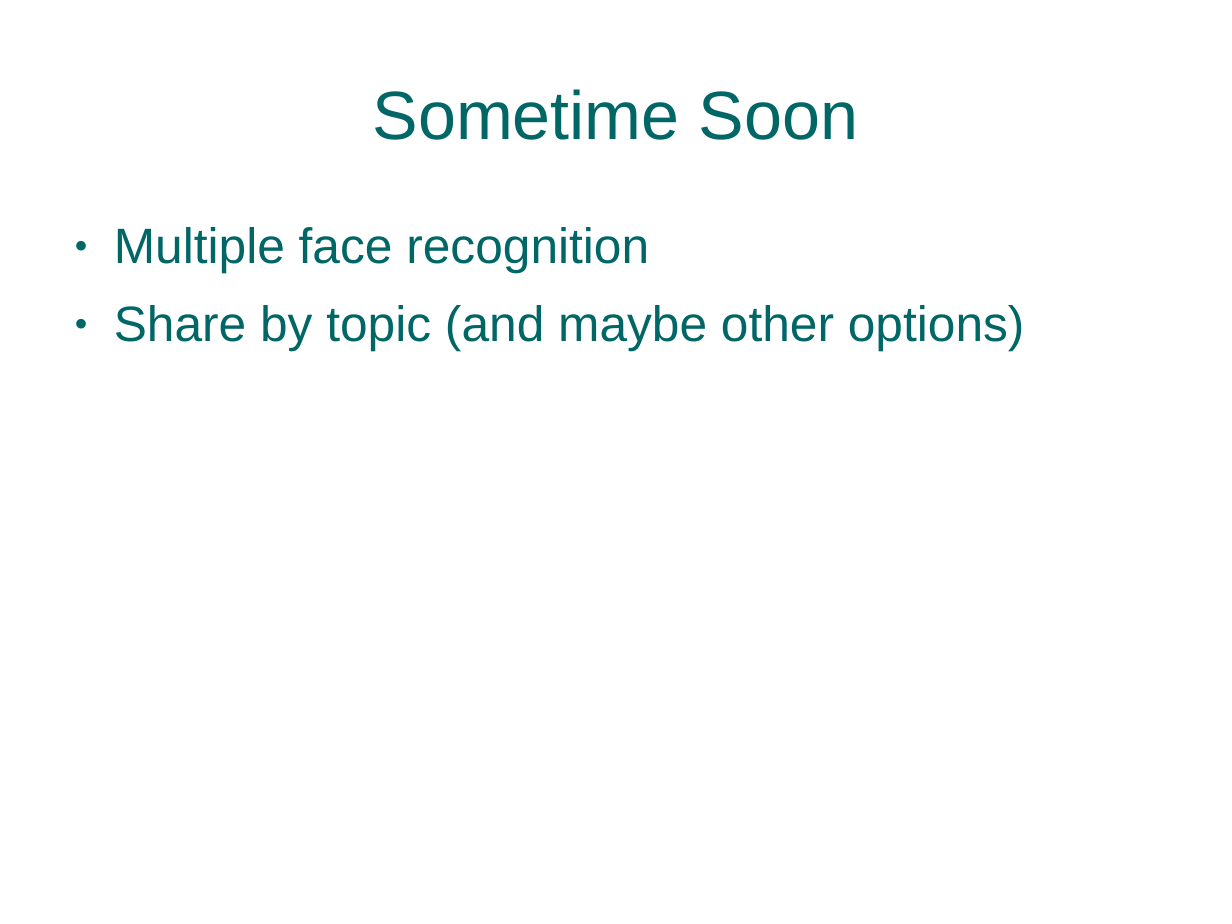
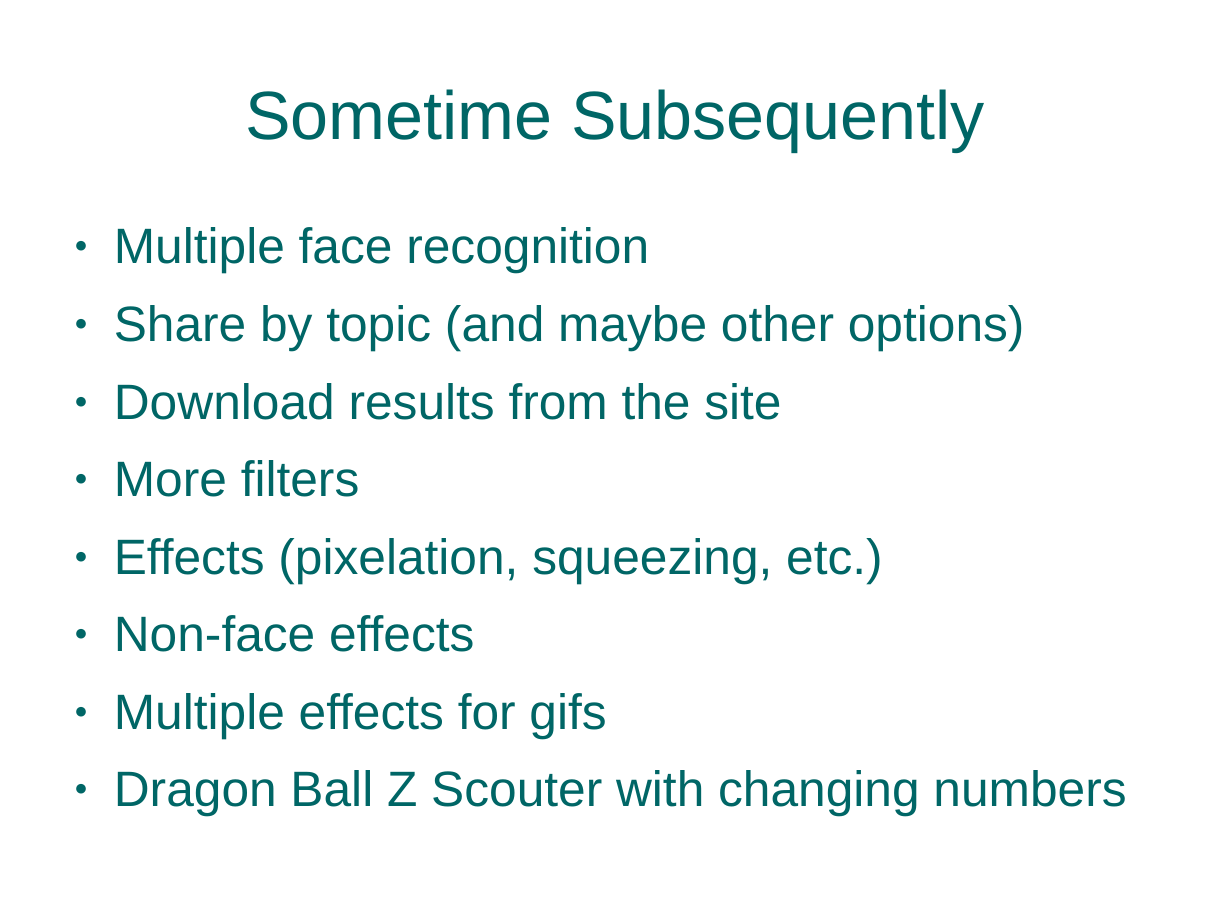
Before and after one commit to abruestle/ShiftShare, a slide deck: slide 8 of presentation/ShiftSharePresentation.ppt. Drawn at 1232x924 pixels with LibreOffice and Linux fonts; fonts in the diff are those of the drawing; background and template pictures are left out. Boxes give left, top, right and bottom in pixels: in the first picture for what was removed or moved away, otherwise in the second. Text is boxed around its words. In the diff, an @@ line names an element or a change of style, - is before the commit and + after.

```diff
--- a/presentation/ShiftSharePresentation.ppt
+++ b/presentation/ShiftSharePresentation.ppt
@@ title at [245, 89, 985, 151]: text changed @@
-Sometime Soon
+Sometime Subsequently
@@ text at [114, 383, 1126, 816]: paragraphs added @@
+● Download results from the site
+● More filters
+● Effects (pixelation, squeezing, etc.)
+● Non-face effects
+● Multiple effects for gifs
+● Dragon Ball Z Scouter with changing numbers
```
Also in this commit, not shown: 1 other file.
